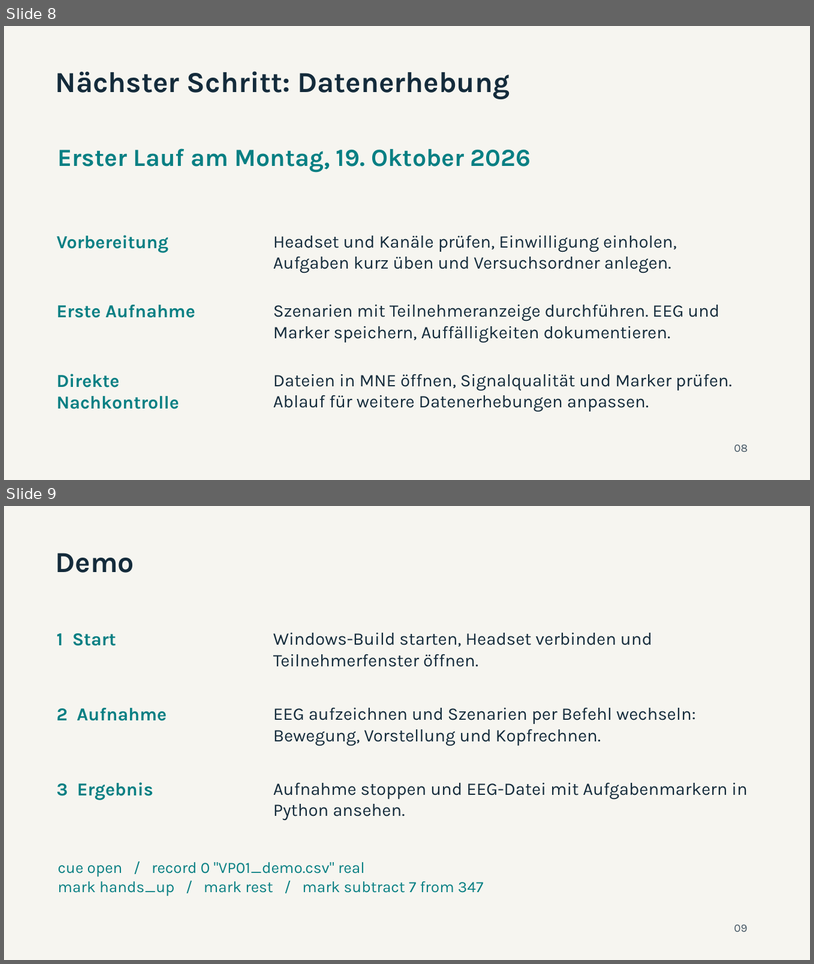
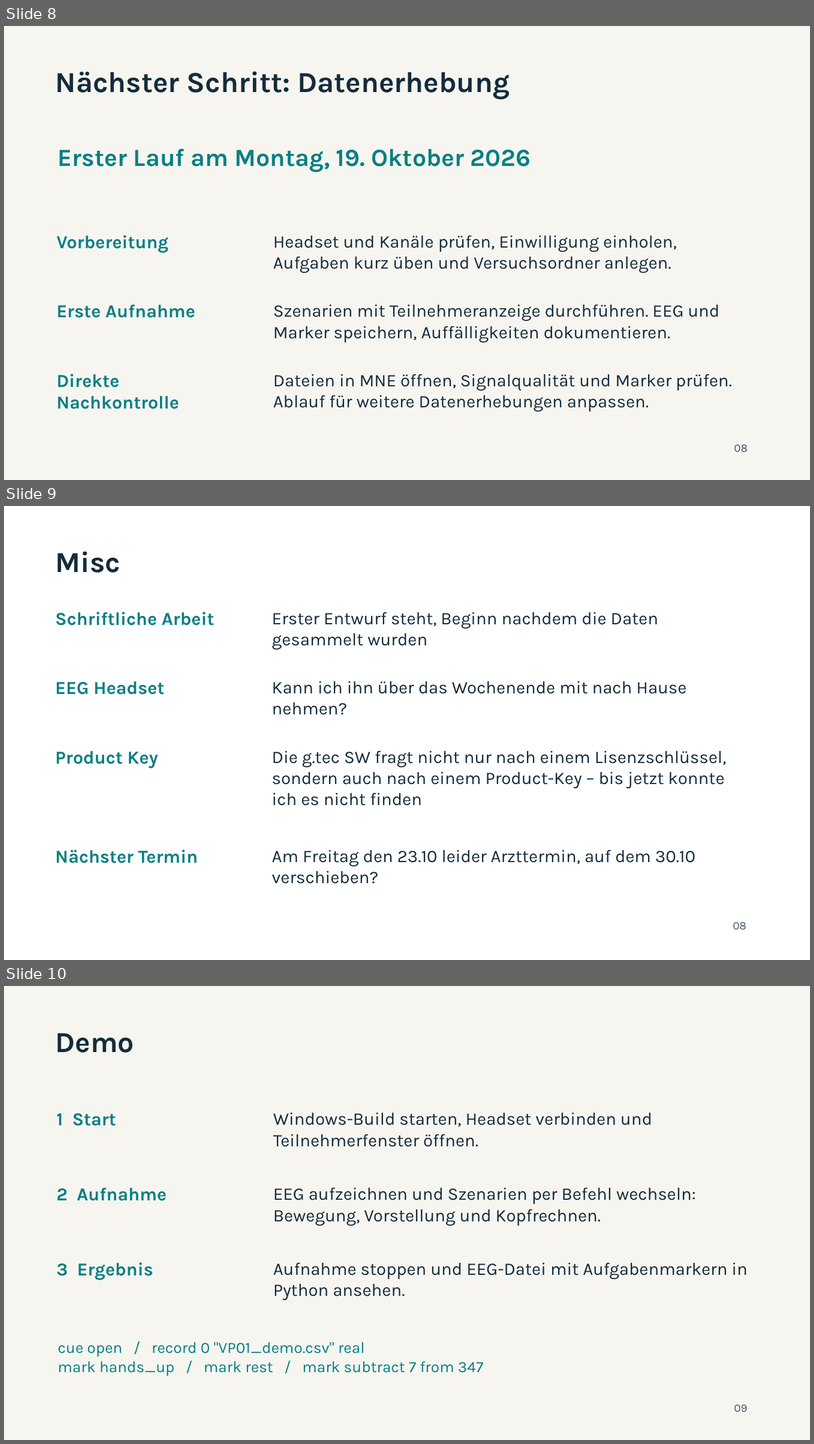
Before and after one commit to theoavgitidis/EEGvsMEG, a slide deck: presentations/EEGvsMEG_Projektstand_DE_v5.pptx. Shown one above the other, each under a label of ours: slides 8 and 9 before the commit, slides 8, 9 and 10 after it. The pictures are 814x964 and 814x1444 pixels, drawn with LibreOffice and Linux fonts; fonts in the diff are those of the drawing. Boxes give left, top, right and bottom in pixels: in the first picture for what was removed or moved away, otherwise in the second. Text is boxed around its words. In the diff, an @@ line names an element or a change of style, - is before the commit and + after.

```diff
--- a/presentations/EEGvsMEG_Projektstand_DE_v5.pptx
+++ b/presentations/EEGvsMEG_Projektstand_DE_v5.pptx
@@ slide 9 added at (4,506,810,960), background #FFFFFF @@
@@ text added at (56,551,121,573), 34.5 pt, text #142B3B, bold @@
+Misc
@@ text added at (55,612,215,625), 21.8 pt, text #087F83, bold @@
+Schriftliche Arbeit
@@ text added at (272,612,659,649), 21 pt, text #142B3B @@
+Erster Entwurf steht, Beginn nachdem die Daten gesammelt wurden
@@ text added at (55,681,164,694), 21.8 pt, text #087F83, bold @@
+EEG Headset
@@ text added at (272,681,687,715), 21 pt, text #142B3B @@
+Kann ich ihn über das Wochenende mit nach Hause nehmen?
@@ text added at (55,751,158,768), 21.8 pt, text #087F83, bold @@
+Product Key
@@ text added at (272,750,726,805), 21 pt, text #142B3B @@
+Die g.tec SW fragt nicht nur nach einem Lisenzschlüssel, sondern auch nach einem Product-Key – bis jetzt konnte ich es nicht finden
@@ text added at (55,849,198,863), 21.8 pt, text #087F83, bold @@
+Nächster Termin
@@ text added at (272,849,696,883), 21 pt, text #142B3B @@
+Am Freitag den 23.10 leider Arzttermin, auf dem 30.10 verschieben?
@@ text added at (733,922,747,929), 13.5 pt, text #435563 @@
+08
@@ what was slide 9 is now slide 10 @@
```
Also in this commit, not shown: 2 slides changed, 2 other files.
